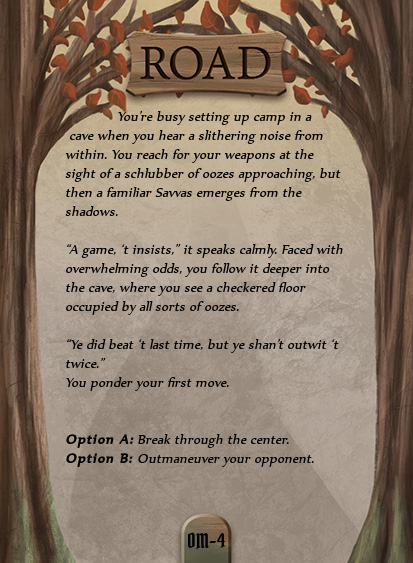
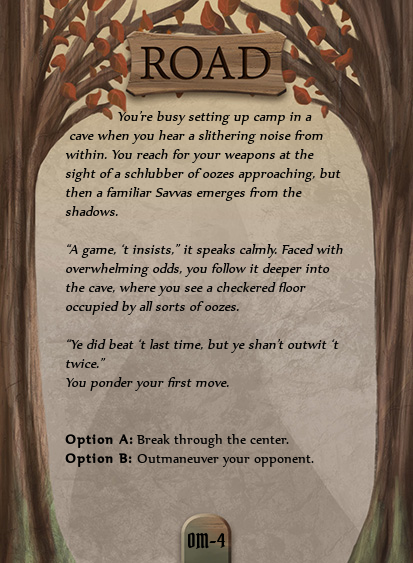
Revision of a layered 413 × 563 image; what changed, layer by layer:
painted on "You’re busy setti..." over 65, 434, 314, 467
